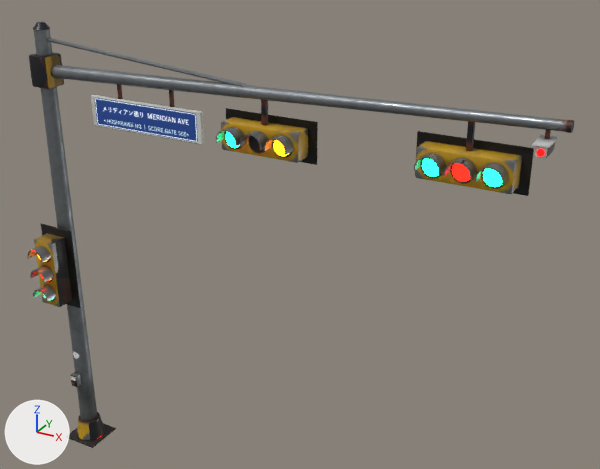
One commit to the glTF model assets/props/traffic_light_mast.glb: the scene before it, then after it.
Camera for both pictures: a 50 mm lens placed at (8.07, -7.85, 8.14), pointed at (3.53, 0.41, 4.01). Every picture has the same lights, and +X, +Y and +Z are marked at lower left. The picture after the commit comes second. Objects named as collision shapes, trigger or cutter boxes, shadow casters or lower levels of detail are left out. Where no turn or scale is listed for an object, it has been applied to the vertices. Vertices at exactly the same position are counted once.

Script lines for the objects in view, before the commit:
```python
me_lamp_b_amber = bpy.data.meshes.new('Lamp_B_Amber')
me_lamp_b_amber.from_pydata(...)  # a 20-sided cylinder along y spanning x 3.19..3.41, y -0.175..-0.155, z 5.201..5.421
me_lamp_b_amber.materials.append(mat_pigment_traffic_light_mast)
me_lamp_b_red = bpy.data.meshes.new('Lamp_B_Red')
me_lamp_b_red.from_pydata(...)  # a 20-sided cylinder along y spanning x 3.51..3.73, y -0.175..-0.155, z 5.201..5.421
me_lamp_b_red.materials.append(mat_pigment_traffic_light_mast)
me_lamp_c_amber = bpy.data.meshes.new('Lamp_C_Amber')
me_lamp_c_amber.from_pydata(...)  # a 20-sided cylinder along y spanning x 5.59..5.81, y -0.175..-0.155, z 5.268..5.488
me_lamp_c_amber.materials.append(mat_pigment_traffic_light_mast)
me_lamp_c_red = bpy.data.meshes.new('Lamp_C_Red')
me_lamp_c_red.from_pydata(...)  # a 20-sided cylinder along y spanning x 5.91..6.13, y -0.175..-0.155, z 5.268..5.488
me_lamp_c_red.materials.append(mat_pigment_traffic_light_mast)
me_traffic_light_mast = bpy.data.meshes.new('traffic_light_mast')
me_traffic_light_mast.from_pydata(...)  # 1774 vertices, 3348 faces; spans x -0.28..6.67, y -0.63..0.27, z 0.0..6.36
me_traffic_light_mast.materials.append(mat_pigment_traffic_light_mast)
ob_lamp_b_amber = bpy.data.objects.new('Lamp_B_Amber', me_lamp_b_amber)
ob_lamp_b_amber.location = (0.0, 0.0, 0.0)
ob_lamp_b_red = bpy.data.objects.new('Lamp_B_Red', me_lamp_b_red)
ob_lamp_b_red.location = (0.0, 0.0, 0.0)
ob_lamp_c_amber = bpy.data.objects.new('Lamp_C_Amber', me_lamp_c_amber)
ob_lamp_c_amber.location = (0.0, 0.0, 0.0)
ob_lamp_c_red = bpy.data.objects.new('Lamp_C_Red', me_lamp_c_red)
ob_lamp_c_red.location = (0.0, 0.0, 0.0)
ob_traffic_light_mast = bpy.data.objects.new('traffic_light_mast', me_traffic_light_mast)
ob_traffic_light_mast.location = (0.0, 0.0, 0.0)
```
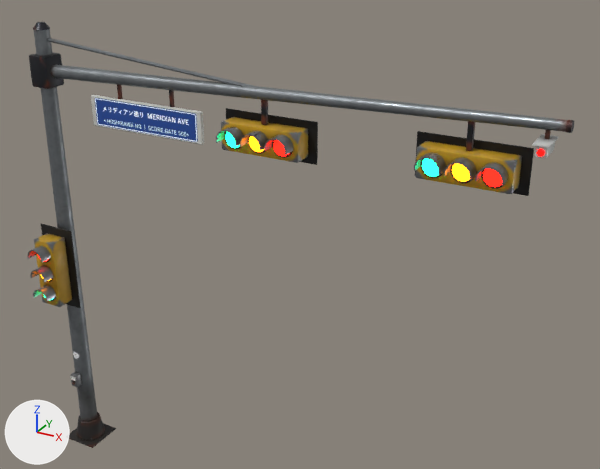
The edits, one by one:
me_traffic_light_mast has 1774 vertices, 3348 faces and spans x -0.28..6.67, y -0.63..0.27, z 0.0..6.36.
me_traffic_light_mast is used by ob_traffic_light_mast; location (0.0, 0.0, 0.0).
Part 1, on me_traffic_light_mast:
Vertex 1154 of me_traffic_light_mast moves from (0.13, -0.63, 3.32) at pixel (41, 259) to (0.13, -0.63, 3.28) at pixel (41, 262).
Vertex 1155 of me_traffic_light_mast moves from (0.13, -0.63, 3.28) at pixel (41, 262) to (0.13, -0.63, 3.32) at pixel (41, 259).
me_traffic_light_mast part 2: 1025 kept faces spanning x -0.28..6.62, y -0.63..0.27, z 0.0..5.99 get new texture (UV) coordinates.
me_lamp_b_amber has 40 vertices, 76 faces and spans x 3.19..3.41, y -0.175..-0.155, z 5.201..5.421.
me_lamp_b_amber is used by ob_lamp_b_amber; location (0.0, 0.0, 0.0).
me_lamp_b_amber part 3: texture (UV) coordinates of 56 of 76 faces, centred in x 3.194..3.408, y -0.175..-0.155, z 5.21..5.42, changed; they spanned u 0.75..0.94, v 0.17..0.73 and now span u 0.76..0.94, v 0.32..0.75.
me_lamp_b_red has 40 vertices, 76 faces and spans x 3.51..3.73, y -0.175..-0.155, z 5.201..5.421.
me_lamp_b_red is used by ob_lamp_b_red; location (0.0, 0.0, 0.0).
me_lamp_b_red part 4: texture (UV) coordinates of 64 of 76 faces, centred in x 3.512..3.728, y -0.175..-0.155, z 5.21..5.42, changed; they spanned u 0.26..0.94, v 0.51..0.96 and now span u 0.29..0.94, v 0.65..0.96.
me_lamp_c_amber has 40 vertices, 76 faces and spans x 5.59..5.81, y -0.175..-0.155, z 5.268..5.488.
me_lamp_c_amber is used by ob_lamp_c_amber; location (0.0, 0.0, 0.0).
me_lamp_c_amber part 5: texture (UV) coordinates of 54 of 76 faces, centred in x 5.592..5.806, y -0.175..-0.155, z 5.277..5.486, changed; they spanned u 0.27..0.94, v 0.11..0.96 and now span u 0.26..0.94, v 0.06..0.96.
me_lamp_c_red has 40 vertices, 76 faces and spans x 5.91..6.13, y -0.175..-0.155, z 5.268..5.488.
me_lamp_c_red is used by ob_lamp_c_red; location (0.0, 0.0, 0.0).
me_lamp_c_red part 6: texture (UV) coordinates of 66 of 76 faces, centred in x 5.912..6.128, y -0.175..-0.155, z 5.27..5.479, changed; they spanned u 0.29..0.94, v 0.0..0.96 and now span u 0.27..0.94, v 0.03..0.96.

Changed parts and their boxes (x1, y1, x2, y2) in the pictures (600 x 469 px; the box of a moved part takes in the faces that stretch with it):
part 1 of me_traffic_light_mast, moved or reshaped
    both: (39, 255, 51, 262)
part 2 of me_traffic_light_mast, surface changed
    both: (28, 54, 555, 443)
part 3 of me_lamp_b_amber, surface changed
    both: (249, 136, 264, 152)
part 4 of me_lamp_b_red, surface changed
    both: (273, 140, 289, 157)
part 5 of me_lamp_c_amber, surface changed (red to yellow)
    both: (452, 163, 470, 182)
part 6 of me_lamp_c_red, surface changed (cyan to red)
    both: (483, 169, 502, 187)
